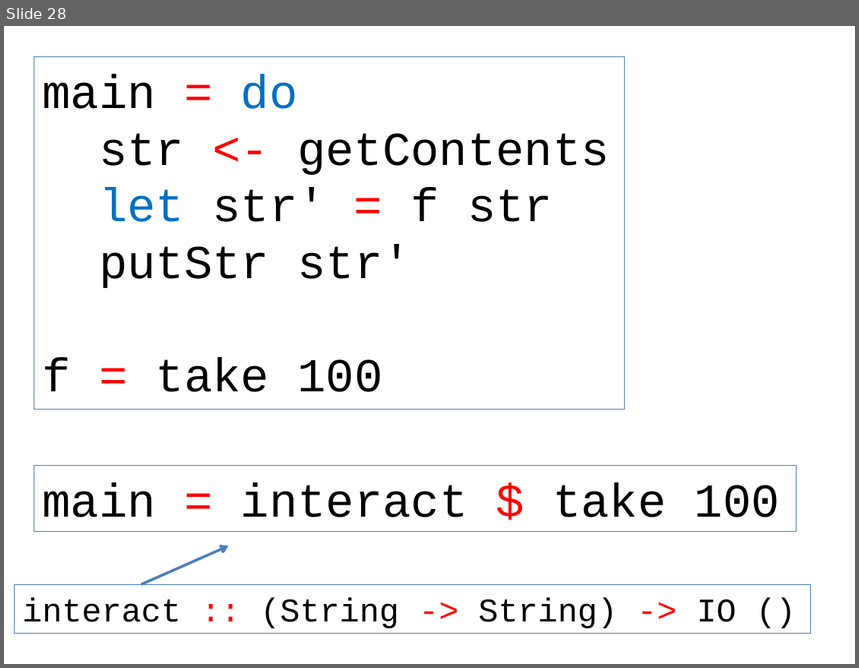
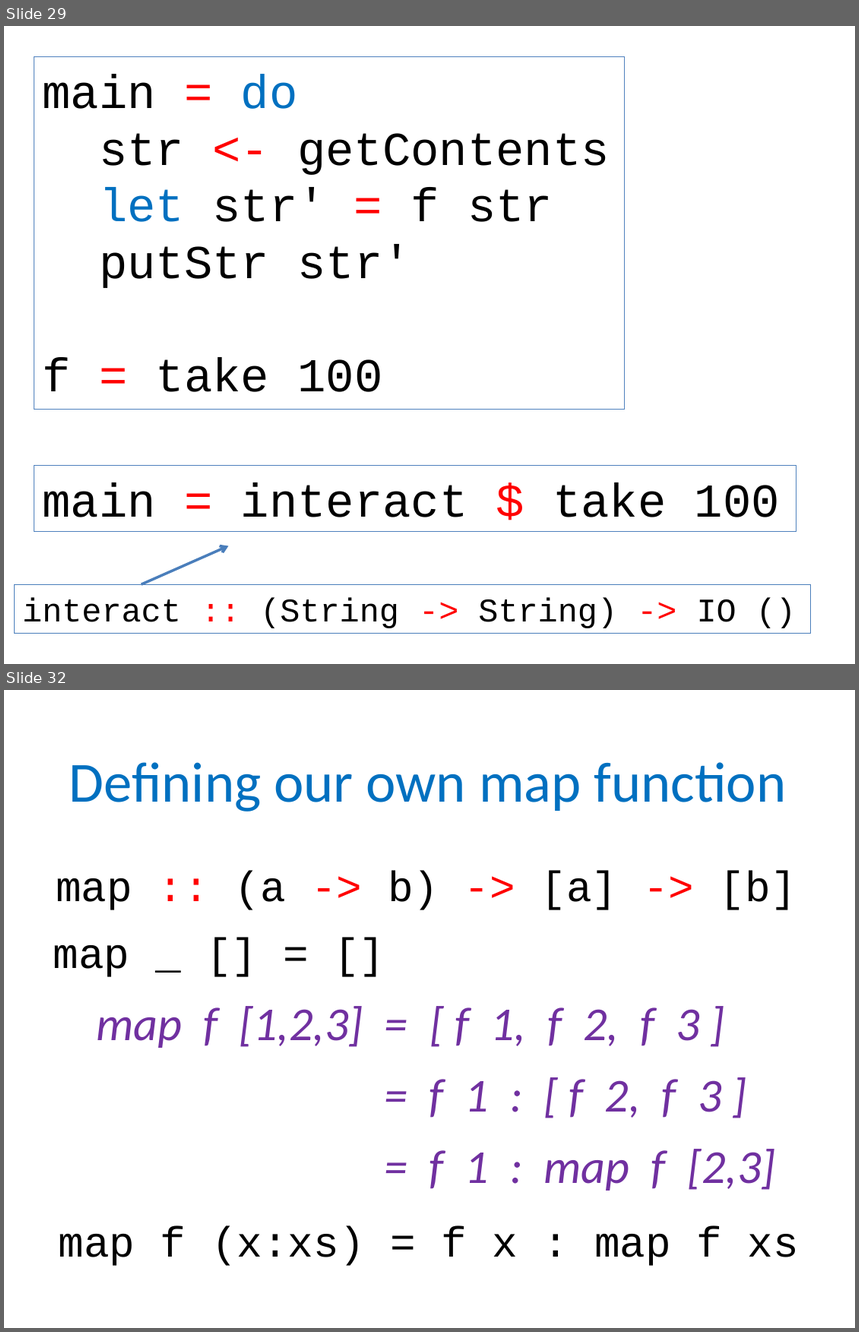
Before and after one commit to dominicprior/beginning-haskell-course, a slide deck: beginning-haskell.pptx. Shown one above the other, each under a label of ours: slide 28 before the commit, slides 29 and 32 after it; the slides between them are not shown. The pictures are 859x668 and 859x1332 pixels, drawn with LibreOffice and Linux fonts; fonts in the diff are those of the drawing. Boxes give left, top, right and bottom in pixels: in the first picture for what was removed or moved away, otherwise in the second. Text is boxed around its words. In the diff, an @@ line names an element or a change of style, - is before the commit and + after.

```diff
--- a/beginning-haskell.pptx
+++ b/beginning-haskell.pptx
@@ slide 32 added at (4, 690, 855, 1328), background #FFFFFF @@
@@ text added at (69, 762, 786, 812), 48 pt, text #0070C0 @@
+Defining our own map function
@@ text added at (56, 871, 797, 910), 36 pt, text #000000 @@
+map :: (a -> b) -> [a] -> [b]
@@ text added at (53, 945, 130, 977), 36 pt, text #000000 @@
+map _ [] = []
@@ text added at (96, 1006, 699, 1048), 40 pt, text #7030A0, italic @@
+map f [1,2,3] = [ f 1, f 2, f 3 ]
@@ text added at (429, 1079, 721, 1118), 40 pt, text #7030A0, italic @@
+= f 1 : [ f 2, f 3 ]
@@ text added at (429, 1149, 776, 1191), 40 pt, text #7030A0, italic @@
+= f 1 : map f [2,3]
@@ text added at (59, 1227, 799, 1266), 36 pt, text #000000 @@
+map f (x:xs) = f x : map f xs
@@ what was slide 28 is now slide 29 @@
```
Also in this commit, not shown: 4 slides changed, 3 other slides added.
